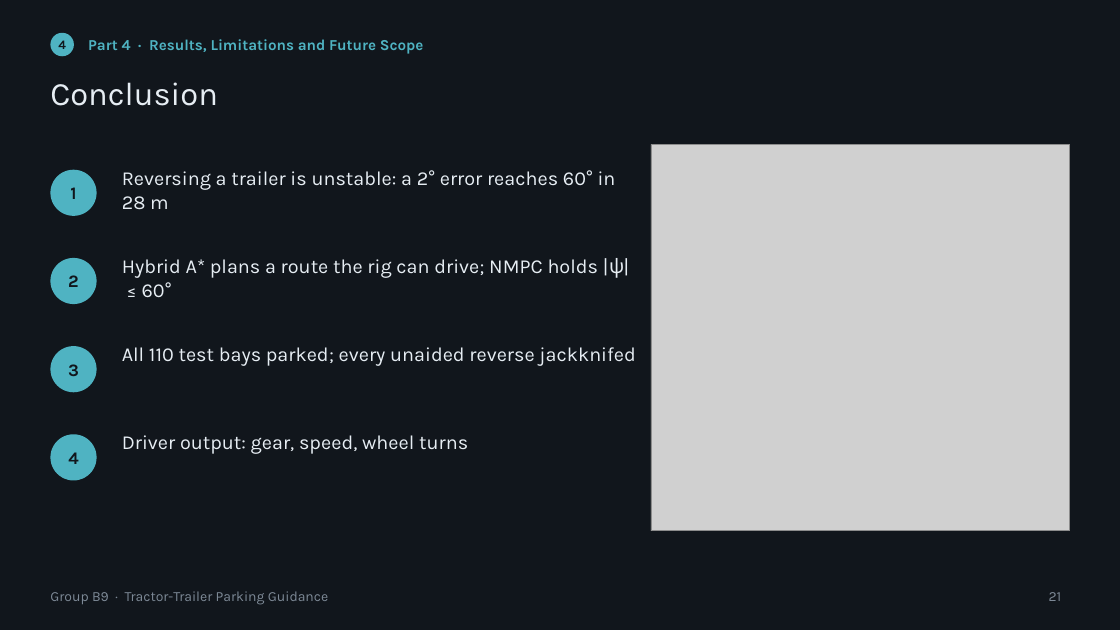
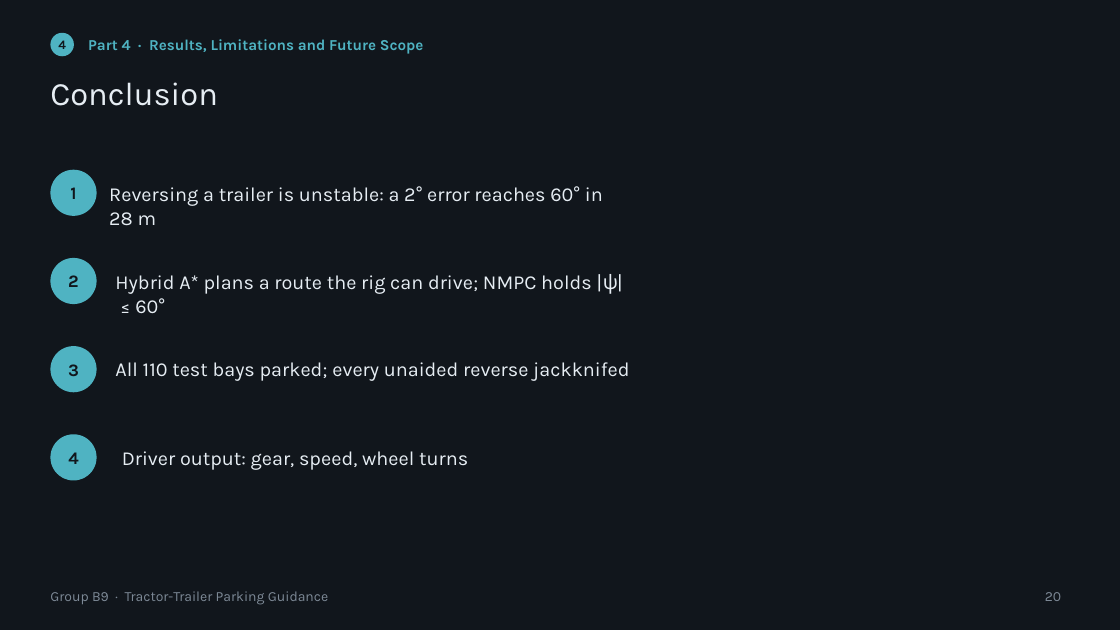
Before and after one commit to Harshithkv07/NMPC-AutoPark, a slide deck: slide 20 of doc/Robotics_Final_Group_B9.pptx (slide 21 before the commit). Drawn at 1120x630 pixels with LibreOffice and Linux fonts; fonts in the diff are those of the drawing; grey boxes stand for pictures. Boxes give left, top, right and bottom in pixels: in the first picture for what was removed or moved away, otherwise in the second. Text is boxed around its words. In the diff, an @@ line names an element or a change of style, - is before the commit and + after.

Commit message:
Final deck: update pptx and ship the PDF export
- doc/Robotics_Final_Group_B9.pptx reflects the latest slide edits for
  the final review deck (23-slide structure: intro, modelling,
  kinematics, Hybrid A* + NMPC, results/limitations/future).
- doc/Robotics_Final_Group_B9.pdf is the rendered export, for sharing
  without PowerPoint.

```diff
--- a/doc/Robotics_Final_Group_B9.pptx
+++ b/doc/Robotics_Final_Group_B9.pptx
@@ picture removed at (651, 145, 1070, 531) @@
@@ text "Reversing a trailer is unstable: ...": place and size @@
-text "Reversing a trailer is unstable: ..." at (122, 170, 616, 210)
+text "Reversing a trailer is unstable: ..." at (109, 186, 603, 226)
@@ text "Hybrid A* plans a route ...": place and size @@
-text "Hybrid A* plans a route ..." at (122, 258, 624, 297)
+text "Hybrid A* plans a route ..." at (115, 274, 618, 313)
@@ text "All 110 test bays parked; ...": place and size @@
-text "All 110 test bays parked; ..." at (122, 347, 635, 366)
+text "All 110 test bays parked; ..." at (115, 362, 629, 381)
@@ text "Driver output: gear, speed, wheel ...": place and size @@
-text "Driver output: gear, speed, wheel ..." at (122, 435, 468, 454)
+text "Driver output: gear, speed, wheel ..." at (122, 451, 468, 470)
@@ page number at (1045, 592, 1061, 601): text changed @@
-21
+20
```
Also in this commit, not shown: 1 other slide changed, 2 slides removed, 1 other file.
